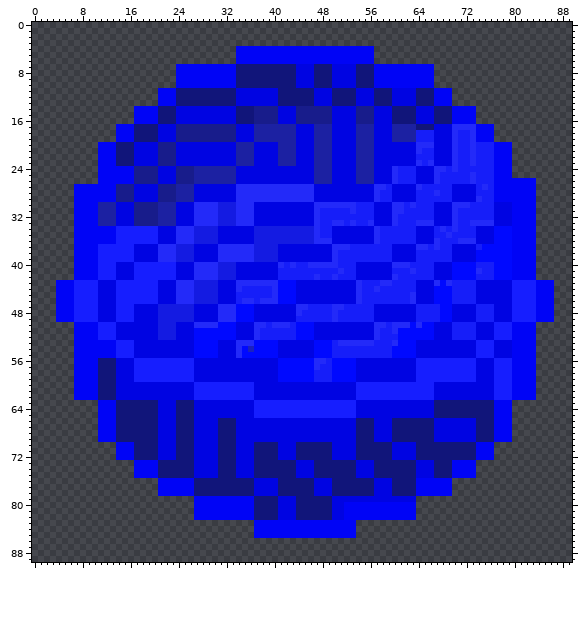
A sprite sheet gets an edit: public/assets/objects/blue.png. The first picture shows the starting point.
The file is 90x90 pixels. Colours within 5 levels of each other are drawn and written as one.
After:
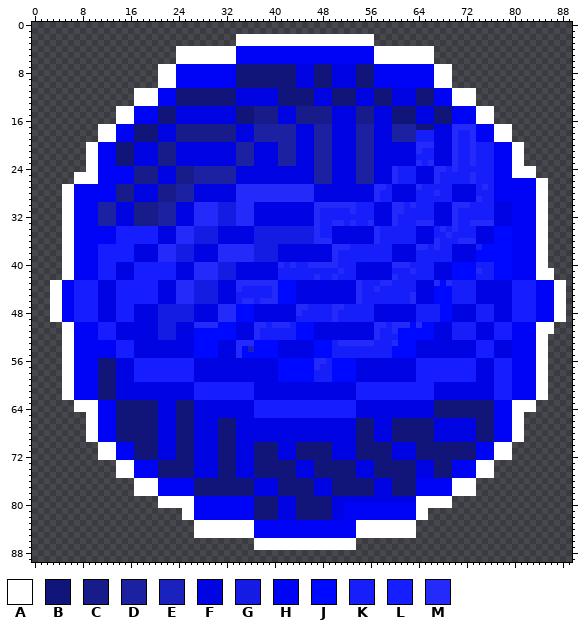
Palette (. is transparent): A #ffffff  B #11157a  C #181c8b  D #1c21a2  E #1b21bf  F #0004e2  G #141be2  H #0004f6  J #0009ff  K #161ef9  L #161eff  M #232af9
Diff:
Changed rows in their new state; - is an unchanged pixel.
first column x 3:
 2 -------------------------------AAAAAAAAAAAAAAAAAAAAAAA--------------------------------
 3 -------------------------------AAAAAAAAAAAAAAAAAAAAAAA--------------------------------
 4 ---------------------AAAAAAAAAA-----------------------AAAAAAAAAA----------------------
 5 ---------------------AAAAAAAAAA-----------------------AAAAAAAAAA----------------------
 6 ---------------------AAAAAAAAAA-----------------------AAAAAAAAAA----------------------
 7 ------------------AAA-------------------------------------------AAA-------------------
 8 ------------------AAA-------------------------------------------AAA-------------------
 9 ------------------AAA-------------------------------------------AAA-------------------
10 ------------------AAA-------------------------------------------AAA-------------------
11 --------------AAAA-------------------------------------------------AAAA---------------
12 --------------AAAA-------------------------------------------------AAAA---------------
13 --------------AAAA-------------------------------------------------AAAA---------------
14 -----------AAA---------------------------------------------------------AAA------------
15 -----------AAA---------------------------------------------------------AAA------------
16 -----------AAA---------------------------------------------------------AAA------------
17 --------AAA---------------------------------------------------------------AAA---------
18 --------AAA---------------------------------------------------------------AAA---------
19 --------AAA---------------------------------------------------------------AAA---------
20 ------AA---------------------------------------------------------------------AA-------
21 ------AA---------------------------------------------------------------------AA-------
22 ------AA---------------------------------------------------------------------AA-------
23 ------AA---------------------------------------------------------------------AA-------
24 ------AA---------------------------------------------------------------------AAAA-----
25 ----AAAA---------------------------------------------------------------------AAAA-----
26 ----AAAA-------------------------------------------------------------------------AA---
27 --AA-----------------------------------------------------------------------------AA---
28 --AA-----------------------------------------------------------------------------AA---
29 --AA-----------------------------------------------------------------------------AA---
30 --AA-----------------------------------------------------------------------------AA---
31 --AA-----------------------------------------------------------------------------AA---
32 --AA-----------------------------------------------------------------------------AA---
33 --AA-----------------------------------------------------------------------------AA---
34 --AA-----------------------------------------------------------------------------AA---
35 --AA-----------------------------------------------------------------------------AA---
36 --AA-----------------------------------------------------------------------------AA---
37 --AA-----------------------------------------------------------------------------AA---
38 --AA-----------------------------------------------------------------------------AA---
39 --AA-----------------------------------------------------------------------------AA---
40 --AA-----------------------------------------------------------------------------AA---
41 --AA-----------------------------------------------------------------------------AAA--
42 --AA-----------------------------------------------------------------------------AAA--
43 AA----------------------------------------------------------------------------------AA
44 AA----------------------------------------------------------------------------------AA
45 AA----------------------------------------------------------------------------------AA
46 AA----------------------------------------------------------------------------------AA
47 AA----------------------------------------------------------------------------------AA
48 AA----------------------------------------------------------------------------------AA
49 AA----------------------------------------------------------------------------------AA
50 --AA-----------------------------------------------------------------------------AAA--
51 --AA-----------------------------------------------------------------------------AAA--
52 --AA-----------------------------------------------------------------------------AA---
53 --AA-----------------------------------------------------------------------------AA---
54 --AA-----------------------------------------------------------------------------AA---
55 --AA-----------------------------------------------------------------------------AA---
56 --AA-----------------------------------------------------------------------------AA---
57 --AA-----------------------------------------------------------------------------AA---
58 --AA-----------------------------------------------------------------------------AA---
59 --AA-----------------------------------------------------------------------------AA---
60 --AA-----------------------------------------------------------------------------AA---
61 --AA-----------------------------------------------------------------------------AA---
62 --AA-----------------------------------------------------------------------------AA---
63 ----AAAA---------------------------------------------------------------------AAAA-----
64 ----AAAA---------------------------------------------------------------------AAAA-----
65 ------AA---------------------------------------------------------------------AA-------
66 ------AA---------------------------------------------------------------------AA-------
67 ------AA---------------------------------------------------------------------AA-------
68 ------AA---------------------------------------------------------------------AA-------
69 ------AA---------------------------------------------------------------------AA-------
70 --------AAA---------------------------------------------------------------AAA---------
71 --------AAA---------------------------------------------------------------AAA---------
72 --------AAA---------------------------------------------------------------AAA---------
73 -----------AAA---------------------------------------------------------AAA------------
74 -----------AAA---------------------------------------------------------AAA------------
75 -----------AAA---------------------------------------------------------AAA------------
76 --------------AAAA-------------------------------------------------AAAA---------------
77 --------------AAAA-------------------------------------------------AAAA---------------
78 --------------AAAA-------------------------------------------------AAAA---------------
79 ------------------AAAAAA-------------------------------------AAAAAA-------------------
80 ------------------AAAAAA-------------------------------------AAAAAA-------------------
81 ----------------------AA-------------------------------------AA-----------------------
82 ----------------------AA-------------------------------------AA-----------------------
83 ------------------------AAAAAAAAAA-----------------AAAAAAAAAA-------------------------
84 ------------------------AAAAAAAAAA-----------------AAAAAAAAAA-------------------------
85 ------------------------AAAAAAAAAA-----------------AAAAAAAAAA-------------------------
86 ----------------------------------AAAAAAAAAAAAAAAAA-----------------------------------
87 ----------------------------------AAAAAAAAAAAAAAAAA-----------------------------------
Boxes around the changes in both pictures, in picture pixels (x1, y1, x2, y2):
changed: (50, 34, 566, 550)
